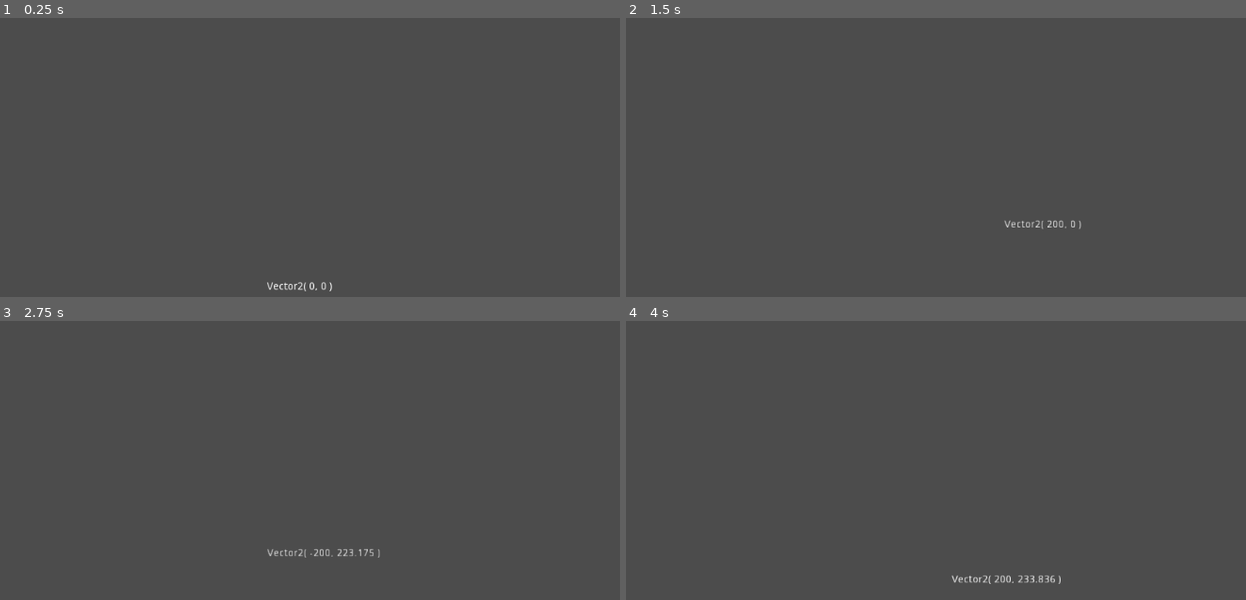
Above: before the commit, frames 1-4 (two rows, left to right).
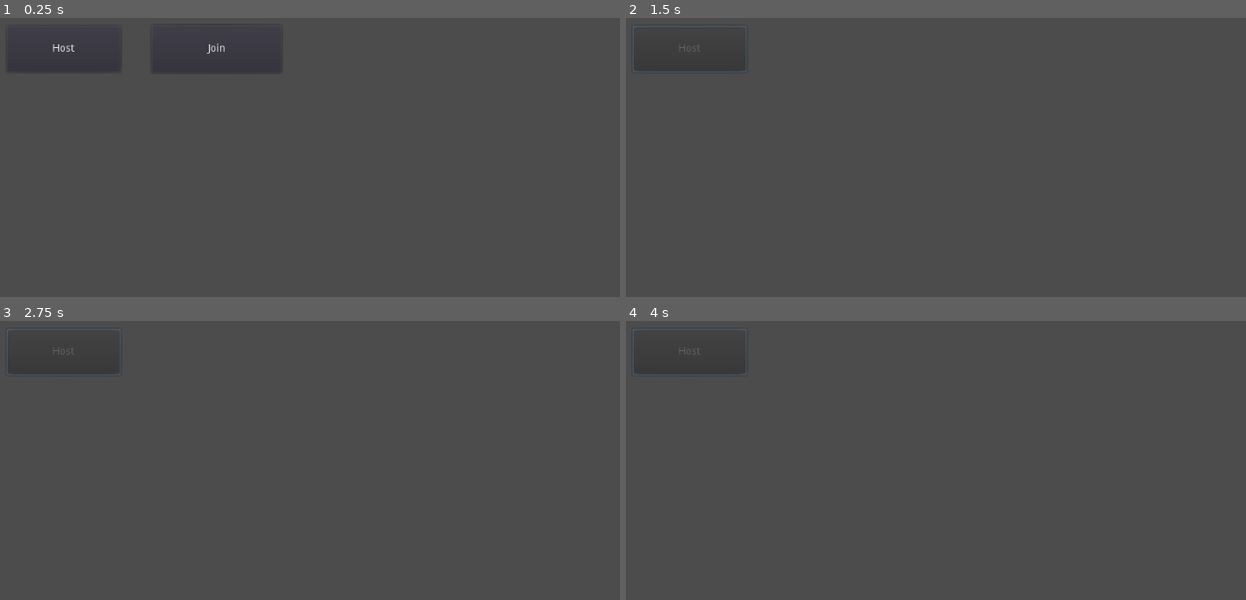
Above: after the commit, the same moments.

Repository: mdechdee/7thHero-GWJ32
Game: Godot game, scene res://Scenes/Lobby.tscn
Two runs of this game, one before a commit and one after it. Both use one fixed random seed, a clock stepped at 60 frames per second and the inputs below. Before the commit the project starts from res://Scenes/UnitTestScene.tscn.
Inputs (mouse positions are in pixels of both pictures, inside the frame that each line leads up to):
- Up to frame 1 (0.25 s): no input
- Up to frame 2 (1.5 s): click (688, 48) at 0.5 s, where only the run after the commit has a clickable "Host"; move the mouse to (1134, 174) at 1.27 s; hold D (move_right) from 1.28 s (still down); tap Shift (dash) at 1.35 s
- Up to frame 3 (2.75 s): move the mouse to (192, 521) at 2.02 s; release D (move_right) at 2.03 s; hold A (move_left) from 2.03 s (still down); tap Shift (dash) at 2.1 s
- Up to frame 4 (4 s): move the mouse to (1041, 404) at 2.77 s; release A (move_left) at 2.78 s; hold D (move_right) from 2.78 s (still down); tap Shift (dash) at 2.85, 3.6 s; move the mouse to (929, 588) at 3.52 s

The runs differ from the first frame. In frame 1, 0.3% of the frame differs, in the area x 2-54%, y 9-98%; in frame 2, 0.2%; in frame 3, 0.2%; in frame 4, 0.3%.

Commit message:
Multiplayer + ActionHistory

Diff:
--- /dev/null
+++ b/ActionHistory.gd
@@ -0,0 +1,8 @@
+class_name ActionHistory
+
+var current: bool = false
+var pressed_time: Array = []
+var released_time: Array = []
+
+func _to_string():
+	return "pressed" + var2str(pressed_time) + "\n" + "released" + var2str(released_time) + "\n"
--- a/Player/Player.tscn
+++ b/Player/Player.tscn
@@ -1,5 +1,6 @@
-[gd_scene load_steps=6 format=2]
+[gd_scene load_steps=7 format=2]
 
+[ext_resource path="res://icon.png" type="Texture" id=1]
 [ext_resource path="res://Player/PlayerController.gd" type="Script" id=2]
 [ext_resource path="res://Player/UnitMovement.gd" type="Script" id=3]
 
@@ -15,41 +16,71 @@
 z_index = 3
 collision_mask = 16
 
+[node name="Name" type="Label" parent="."]
+margin_top = -36.416
+margin_right = 40.0
+margin_bottom = -22.416
+__meta__ = {
+"_edit_use_anchors_": false
+}
+
 [node name="SpeedDebugger" type="Label" parent="."]
-margin_top = -42.0
-margin_right = 40.0
-margin_bottom = -28.0
+margin_left = 13.0815
+margin_top = 8.46239
+margin_right = 53.0815
+margin_bottom = 22.4624
+__meta__ = {
+"_edit_use_anchors_": false
+}
+
+[node name="InputDebugger" type="Label" parent="."]
+margin_left = -181.0
+margin_top = -69.0
+margin_right = -1.0
+margin_bottom = -23.0
+autowrap = true
 __meta__ = {
 "_edit_use_anchors_": false
 }
 
 [node name="BodyShape" type="CollisionShape2D" parent="."]
-position = Vector2( -1.45132, -2.06456 )
 shape = SubResource( 1 )
-
-[node name="RayL" type="CollisionShape2D" parent="."]
-position = Vector2( -10.4297, 11.6499 )
-shape = SubResource( 2 )
-
-[node name="RayR" type="CollisionShape2D" parent="."]
-position = Vector2( 7.98245, 11.7094 )
-shape = SubResource( 2 )
-
-[node name="Position2D" type="Position2D" parent="."]
 __meta__ = {
 "_edit_lock_": true
 }
 
-[node name="Sprite" type="AnimatedSprite" parent="Position2D"]
-offset = Vector2( -8, -30 )
+[node name="RayL" type="CollisionShape2D" parent="."]
+position = Vector2( -9, 12 )
+shape = SubResource( 2 )
+__meta__ = {
+"_edit_lock_": true
+}
 
-[node name="SwordThrust" type="Area2D" parent="Position2D/Sprite"]
-position = Vector2( 15.3698, -3.40554 )
+[node name="RayR" type="CollisionShape2D" parent="."]
+position = Vector2( 9, 12 )
+shape = SubResource( 2 )
+__meta__ = {
+"_edit_lock_": true
+}
+
+[node name="HeadPosition" type="Position2D" parent="."]
+position = Vector2( 0, -9 )
+__meta__ = {
+"_edit_lock_": true
+}
+
+[node name="SwordThrust" type="Area2D" parent="HeadPosition"]
+position = Vector2( 16, 0 )
 collision_layer = 0
 collision_mask = 0
 
-[node name="CollisionShape2D" type="CollisionShape2D" parent="Position2D/Sprite/SwordThrust"]
+[node name="CollisionShape2D" type="CollisionShape2D" parent="HeadPosition/SwordThrust"]
 shape = SubResource( 3 )
+
+[node name="Sprite2" type="Sprite" parent="HeadPosition"]
+position = Vector2( 15.9099, 0.356781 )
+scale = Vector2( 0.112286, 0.0612206 )
+texture = ExtResource( 1 )
 
 [node name="InviTimer" type="Timer" parent="."]
 
@@ -68,5 +99,10 @@
 [node name="DashTimer" type="Timer" parent="UnitMovement"]
 wait_time = 0.2
 one_shot = true
+
+[node name="Sprite" type="Sprite" parent="."]
+position = Vector2( 0, 1.875 )
+scale = Vector2( 0.289063, 0.660156 )
+texture = ExtResource( 1 )
 [connection signal="timeout" from="InviTimer" to="." method="_on_InviTimer_timeout"]
 [connection signal="timeout" from="UnitMovement/DashTimer" to="UnitMovement" method="_on_DashTimer_timeout"]
--- a/Player/PlayerController.gd
+++ b/Player/PlayerController.gd
@@ -2,15 +2,51 @@
 
 export(NodePath) onready var unit = get_node(unit) as UnitMovement
 
+var input_log: Dictionary
+onready var actions: Array = InputMap.get_actions()
+
+
 func _ready():
+	Input.set_use_accumulated_input(false)
+	input_log["move_left"] = ActionHistory.new()
 	assert(unit != null, "UnitMovement node is not assigned")
 
 func _physics_process(delta):
-	handle_horizontal()
-	handle_special_movement()
+	if !is_network_master():
+		return
+	else:
+		var mouse_pos = unit.body.get_global_mouse_position()
+		var time = OS.get_ticks_msec()
+		handle_horizontal()
+		handle_special_movement(mouse_pos)
+		handle_aim(mouse_pos)
+		handle_input_log(time)
+	if GlobalVar.DEBUG:
+		for action in input_log:
+			var action_history = input_log[action] as ActionHistory
+			$"../InputDebugger".text = action + "\n" + action_history.to_string()
 
-func handle_special_movement():
-	var mouse_pos = unit.body.get_global_mouse_position()
+func handle_input_log(time):
+	for action in actions:
+		if !input_log.has(action):
+			continue
+		if Input.is_action_just_pressed(action):
+			var action_history = input_log[action] as ActionHistory
+			action_history.current = true
+			action_history.pressed_time.append(time)
+			if(action_history.pressed_time.size() > 2):
+				action_history.pressed_time.pop_front()
+		elif Input.is_action_just_released(action):
+			var action_history = input_log[action] as ActionHistory
+			action_history.current = false
+			action_history.released_time.append(time)
+			if(action_history.released_time.size() > 2):
+				action_history.released_time.pop_front()
+
+func handle_aim(mouse_pos: Vector2):
+	unit.do_aim(mouse_pos)
+
+func handle_special_movement(mouse_pos: Vector2):
 	if(Input.is_action_just_pressed("dash")):
 		unit.do_dash(unit.body.global_position.direction_to(mouse_pos))
 
--- a/Player/UnitMovement.gd
+++ b/Player/UnitMovement.gd
@@ -4,14 +4,25 @@
 onready var body: KinematicBody2D = owner
 export(float, 50, 100) var MOVE_SPEED
 export(float, 2000, 3000) var DASH_SPEED
+
 var move: Vector2
 var is_dashing: bool = false
+puppet var puppet_pos: Vector2
+puppet var puppet_move: Vector2
 
 func _physics_process(_delta):
-	if is_dashing:
-		on_dash()
-		return
-	on_move()
+	if !is_network_master():
+		body.position = puppet_pos
+		move = puppet_move
+	else:
+		if is_dashing:
+			on_dash()
+		else:
+			on_move()
+		rset_unreliable("puppet_move", move)
+		rset_unreliable("puppet_pos", body.position)
+	if !is_network_master():
+		puppet_pos = body.position # To avoid jitter
 	if GlobalVar.DEBUG:
 		debug()
 
@@ -22,15 +33,8 @@
 		move.x = lerp(move.x,0,0.2)
 	move += dir * MOVE_SPEED
 
-func on_move():
-	move.y += GlobalVar.GRAVITY
-	move.y = clamp(move.y, -GlobalVar.MAX_Y_SPEED, GlobalVar.MAX_Y_SPEED)
-	move.x = clamp(move.x, -GlobalVar.MAX_X_SPEED, GlobalVar.MAX_X_SPEED)
-	move = body.move_and_slide(move)
-
-func on_dash():
-	move = lerp(move, Vector2.ZERO, 0.2)
-	move = body.move_and_slide(move)
+func do_aim(aim_at: Vector2):
+	($"../HeadPosition" as Position2D).look_at(aim_at)
 
 func do_dash(dir:Vector2):
 	if is_dashing:
@@ -39,8 +43,21 @@
 	is_dashing = true
 	$DashTimer.start()
 
+func on_move():
+	move.y += GlobalVar.GRAVITY
+	move.y = clamp(move.y, -GlobalVar.MAX_Y_SPEED, GlobalVar.MAX_Y_SPEED)
+	move.x = clamp(move.x, -GlobalVar.MAX_X_SPEED, GlobalVar.MAX_X_SPEED)
+	move = body.move_and_slide(move)
+	if move.length() < 0.01:
+		move = Vector2.ZERO
+
+func on_dash():
+	move = lerp(move, Vector2.ZERO, 0.2)
+	move = body.move_and_slide(move)
+
 func debug():
-	$"../SpeedDebugger".text = var2str(move)
+	$"../SpeedDebugger".text = "%.3f, %.3f" % [move.x,move.y]
+	$"../Name".text = owner.name
 
 func _on_DashTimer_timeout():
 	is_dashing = false
--- /dev/null
+++ b/Scenes/Lobby.tscn
@@ -0,0 +1,32 @@
+[gd_scene load_steps=2 format=2]
+
+[ext_resource path="res://Scenes/ServerTest.gd" type="Script" id=2]
+
+[node name="Node2D" type="Node2D"]
+script = ExtResource( 2 )
+
+[node name="Camera2D" type="Camera2D" parent="."]
+offset = Vector2( 0, -200 )
+current = true
+
+[node name="HostButton" type="Button" parent="."]
+margin_left = -454.0
+margin_top = -434.0
+margin_right = -299.0
+margin_bottom = -371.0
+text = "Host"
+__meta__ = {
+"_edit_use_anchors_": false
+}
+
+[node name="JoinButton" type="Button" parent="."]
+margin_left = -257.364
+margin_top = -434.841
+margin_right = -80.3636
+margin_bottom = -369.841
+text = "Join"
+__meta__ = {
+"_edit_use_anchors_": false
+}
+[connection signal="pressed" from="HostButton" to="." method="_on_HostButton_pressed"]
+[connection signal="pressed" from="JoinButton" to="." method="_on_JoinButton_pressed"]
--- /dev/null
+++ b/Scenes/ServerTest.gd
@@ -0,0 +1,26 @@
+extends Node2D
+var player_count = 1
+
+func _ready():
+	get_tree().connect("network_peer_connected", self, "_player_connected")
+
+func _player_connected(id):
+	GlobalVar.other_player_id = id
+	get_tree().change_scene("res://Scenes/UnitTestScene.tscn")
+
+func _on_packet_recieved(id, packet):
+	$Label.text = packet.get_string_from_ascii()
+
+func _on_HostButton_pressed():
+	var network = NetworkedMultiplayerENet.new()
+	network.create_server(4242,2)
+	get_tree().set_network_peer(network)
+	$HostButton.disabled = true
+	$JoinButton.hide()
+
+func _on_JoinButton_pressed():
+	var network = NetworkedMultiplayerENet.new()
+	network.create_client("127.0.0.1", 4242)
+	get_tree().set_network_peer(network)
+	$HostButton.hide()
+	$JoinButton.disabled = true
--- /dev/null
+++ b/Scenes/UnitTestScene.gd
@@ -0,0 +1,23 @@
+extends Node2D
+
+export(PackedScene) var player_scene
+
+func _ready():
+	var network_id = get_tree().get_network_unique_id()
+	var this_player: Node2D = player_scene.instance()
+	add_child(this_player)
+	this_player.name = "Player" + var2str(network_id)
+	this_player.set_network_master(network_id)
+	if network_id < GlobalVar.other_player_id:
+		this_player.position = $PlayerSpawn1.position
+	else:
+		this_player.position = $PlayerSpawn2.position
+
+	var other_player: Node2D = player_scene.instance()
+	add_child(other_player)
+	other_player.name = "Player" + var2str(GlobalVar.other_player_id)
+	other_player.set_network_master(GlobalVar.other_player_id)
+	if GlobalVar.other_player_id < network_id:
+		other_player.position = $PlayerSpawn1.position
+	else:
+		other_player.position = $PlayerSpawn2.position
--- a/Scenes/UnitTestScene.tscn
+++ b/Scenes/UnitTestScene.tscn
@@ -1,19 +1,24 @@
-[gd_scene load_steps=3 format=2]
+[gd_scene load_steps=5 format=2]
 
 [ext_resource path="res://Player/Player.tscn" type="PackedScene" id=1]
+[ext_resource path="res://Scenes/UnitTestScene.gd" type="Script" id=2]
+[ext_resource path="res://icon.png" type="Texture" id=3]
 
 [sub_resource type="RectangleShape2D" id=1]
 extents = Vector2( 320, 24 )
 
 [node name="Node2D" type="Node2D"]
-
-[node name="Player" parent="." instance=ExtResource( 1 )]
-position = Vector2( -100, -50 )
+script = ExtResource( 2 )
+player_scene = ExtResource( 1 )
 
 [node name="Platform" type="StaticBody2D" parent="."]
 
 [node name="CollisionShape2D" type="CollisionShape2D" parent="Platform"]
 shape = SubResource( 1 )
+
+[node name="Sprite" type="Sprite" parent="Platform"]
+scale = Vector2( 9.97233, 1 )
+texture = ExtResource( 3 )
 
 [node name="Platform2" type="StaticBody2D" parent="."]
 position = Vector2( -650, -170 )
@@ -21,12 +26,33 @@
 [node name="CollisionShape2D" type="CollisionShape2D" parent="Platform2"]
 shape = SubResource( 1 )
 
+[node name="Sprite2" type="Sprite" parent="Platform2"]
+scale = Vector2( 9.97233, 1 )
+texture = ExtResource( 3 )
+
 [node name="Platform3" type="StaticBody2D" parent="."]
 position = Vector2( 670, -170 )
 
 [node name="CollisionShape2D" type="CollisionShape2D" parent="Platform3"]
 shape = SubResource( 1 )
 
+[node name="Sprite3" type="Sprite" parent="Platform3"]
+scale = Vector2( 9.97233, 1 )
+texture = ExtResource( 3 )
+
 [node name="Camera2D" type="Camera2D" parent="."]
 offset = Vector2( 0, -200 )
 current = true
+
+[node name="Label" type="Label" parent="."]
+margin_right = 40.0
+margin_bottom = 14.0
+__meta__ = {
+"_edit_use_anchors_": false
+}
+
+[node name="PlayerSpawn1" type="Position2D" parent="."]
+position = Vector2( -187.99, -158.858 )
+
+[node name="PlayerSpawn2" type="Position2D" parent="."]
+position = Vector2( 222.831, -158.858 )
--- a/Scripts/GlobalVar.gd
+++ b/Scripts/GlobalVar.gd
@@ -4,3 +4,4 @@
 var GRAVITY:float = 10
 var MAX_Y_SPEED:float = 600
 var MAX_X_SPEED:float = 200
+var other_player_id: int = 0
--- a/project.godot
+++ b/project.godot
@@ -9,19 +9,25 @@
 config_version=4
 
 _global_script_classes=[ {
+"base": "Reference",
+"class": "ActionHistory",
+"language": "GDScript",
+"path": "res://ActionHistory.gd"
+}, {
 "base": "Node",
 "class": "UnitMovement",
 "language": "GDScript",
 "path": "res://Player/UnitMovement.gd"
 } ]
 _global_script_class_icons={
+"ActionHistory": "",
 "UnitMovement": ""
 }
 
 [application]
 
-config/name="7 Th Hero( Gwj 32)"
-run/main_scene="res://Scenes/UnitTestScene.tscn"
+config/name="7 Th Hero(Gwj 32)"
+run/main_scene="res://Scenes/Lobby.tscn"
 config/icon="res://icon.png"
 
 [autoload]
